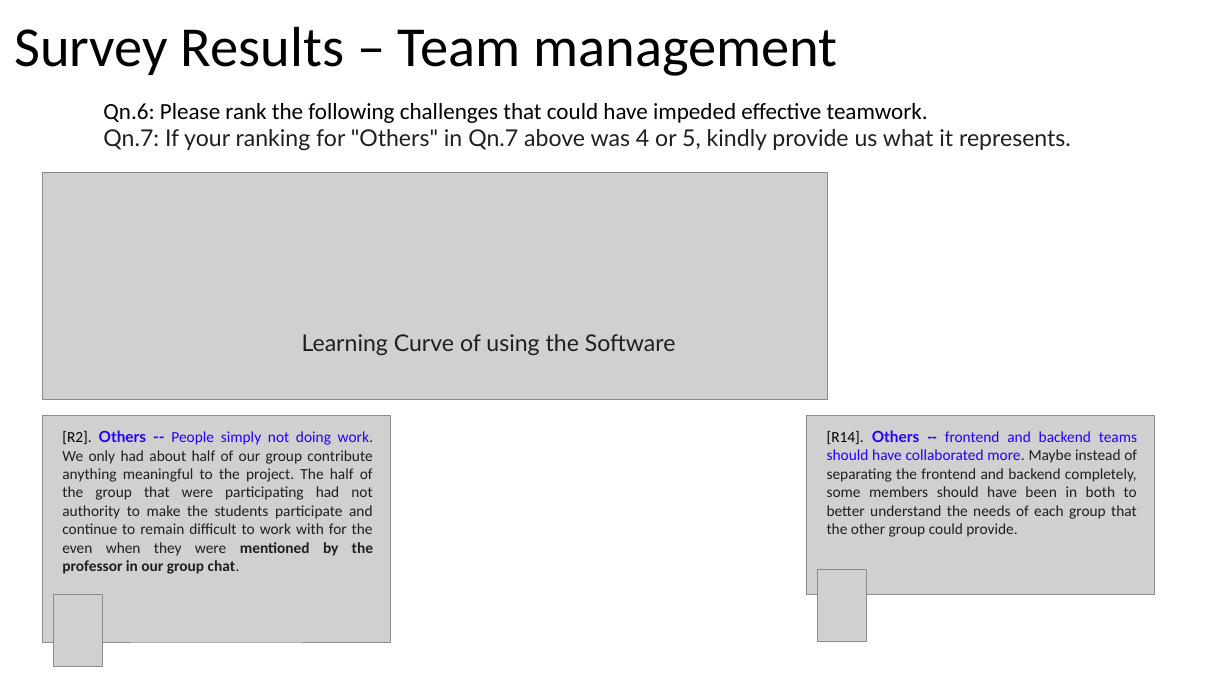
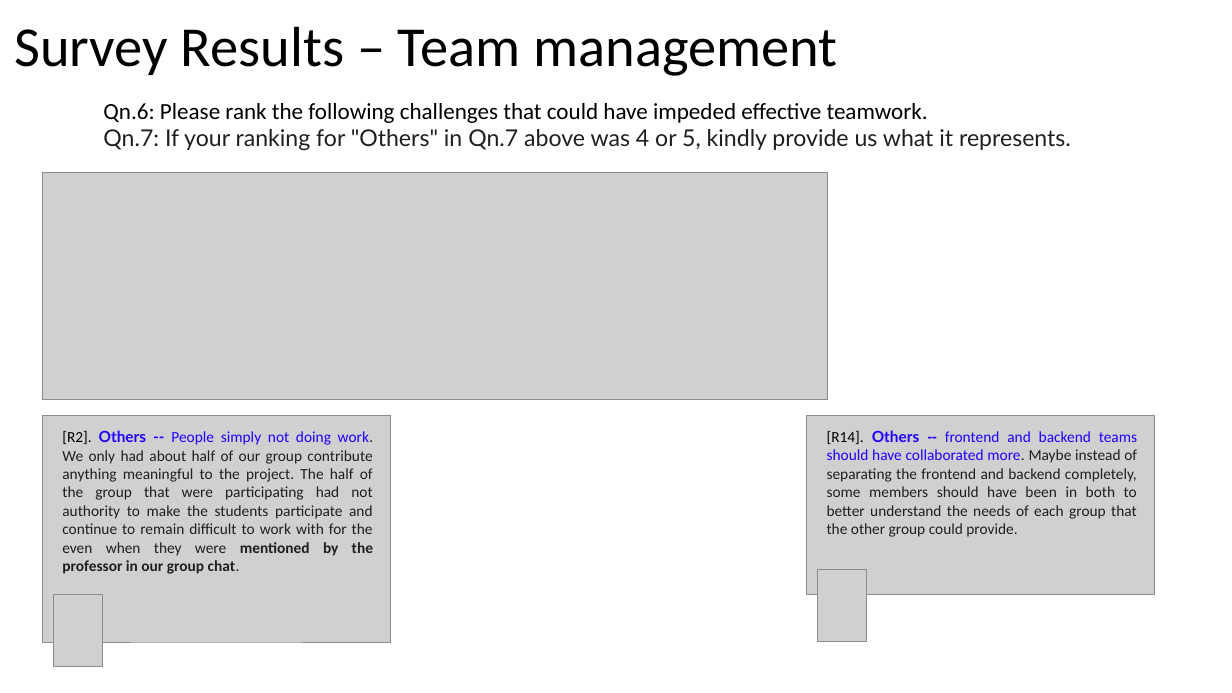
Before and after one commit to johnxu21/johnxu21.github.io, a slide deck: slide 19 of teaching/CS472/Timetable/Survey_Presentation.pptx (slide 18 before the commit). Drawn at 1232x693 pixels with LibreOffice and Linux fonts; fonts in the diff are those of the drawing; grey boxes stand for pictures. Boxes give left, top, right and bottom in pixels: in the first picture for what was removed or moved away, otherwise in the second. Text is boxed around its words. In the diff, an @@ line names an element or a change of style, - is before the commit and + after.

```diff
--- a/teaching/CS472/Timetable/Survey_Presentation.pptx
+++ b/teaching/CS472/Timetable/Survey_Presentation.pptx
@@ text removed at (x1=302, y1=334, x2=676, y2=355) @@
-Learning Curve of using the Software
```
Also in this commit, not shown: 3 other slides changed, 1 slide added, 1 other file.
